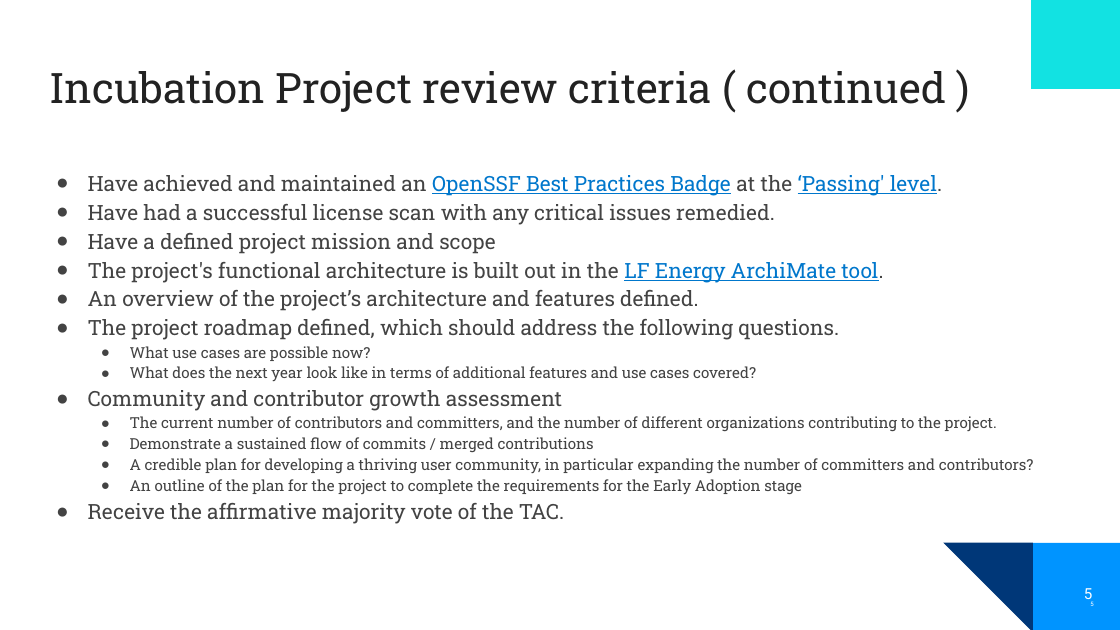
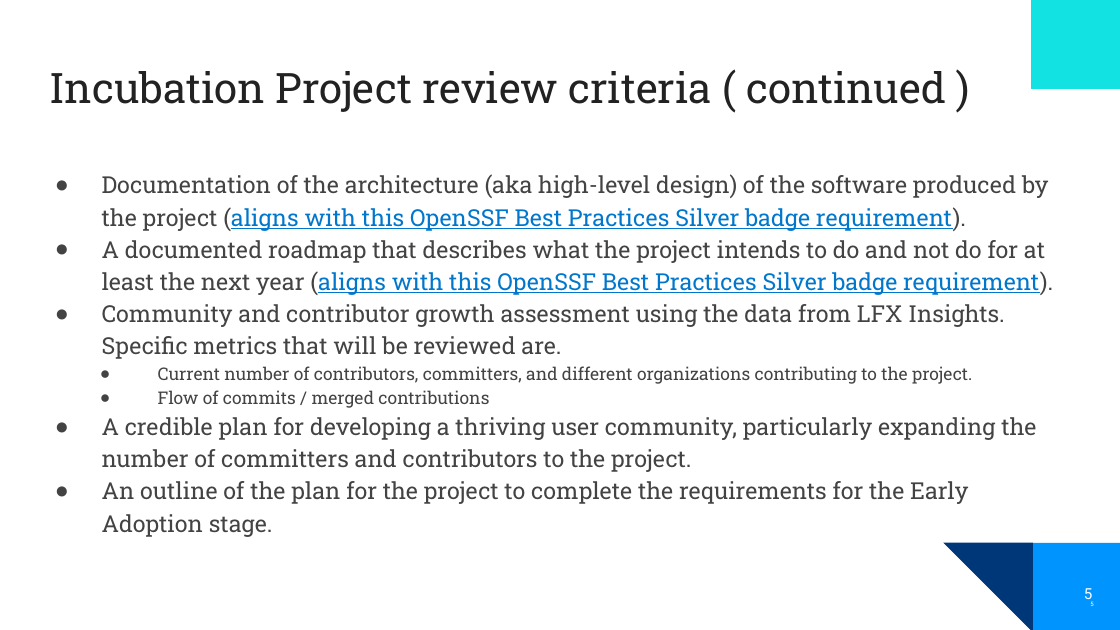
Before and after one commit to lf-energy/tac, a slide deck: slide 5 of process/annual_review_template.pptx. Drawn at 1120x630 pixels with LibreOffice and Linux fonts; fonts in the diff are those of the drawing; background and template pictures are left out. Boxes give left, top, right and bottom in pixels: in the first picture for what was removed or moved away, otherwise in the second. Text is boxed around its words. In the diff, an @@ line names an element or a change of style, - is before the commit and + after.

Commit message:
Align lifecycle requirements in review template

```diff
--- a/process/annual_review_template.pptx
+++ b/process/annual_review_template.pptx
@@ text at <box>102,174,1053,537</box>: text changed; size 13 to 20 pt @@
-● Have achieved and maintained an OpenSSF Best Practices Badge at the ‘Passing' level.
-● Have had a successful license scan with any critical issues remedied.
-● Have a defined project mission and scope
-● The project's functional architecture is built out in the LF Energy ArchiMate tool.
-● An overview of the project’s architecture and features defined.
-● The project roadmap defined, which should address the following questions.
-  ● What use cases are possible now?
-  ● What does the next year look like in terms of additional features and use cases covered?
-● Community and contributor growth assessment
-  ● The current number of contributors and committers, and the number of different organizations contributing to the project.
-  ● Demonstrate a sustained flow of commits / merged contributions
-  ● A credible plan for developing a thriving user community, in particular expanding the number of committers and contributors?
-  ● An outline of the plan for the project to complete the requirements for the Early Adoption stage
-● Receive the affirmative majority vote of the TAC.
+● Documentation of the architecture (aka high-level design) of the software produced by the project (aligns with this OpenSSF Best Practices Silver badge requirement).
+● A documented roadmap that describes what the project intends to do and not do for at least the next year (aligns with this OpenSSF Best Practices Silver badge requirement).
+● Community and contributor growth assessment using the data from LFX Insights. Specific metrics that will be reviewed are.
+  ● Current number of contributors, committers, and different organizations contributing to the project.
+  ● Flow of commits / merged contributions
+● A credible plan for developing a thriving user community, particularly expanding the number of committers and contributors to the project.
+● An outline of the plan for the project to complete the requirements for the Early Adoption stage.
```
Also in this commit, not shown: 3 other slides changed.
